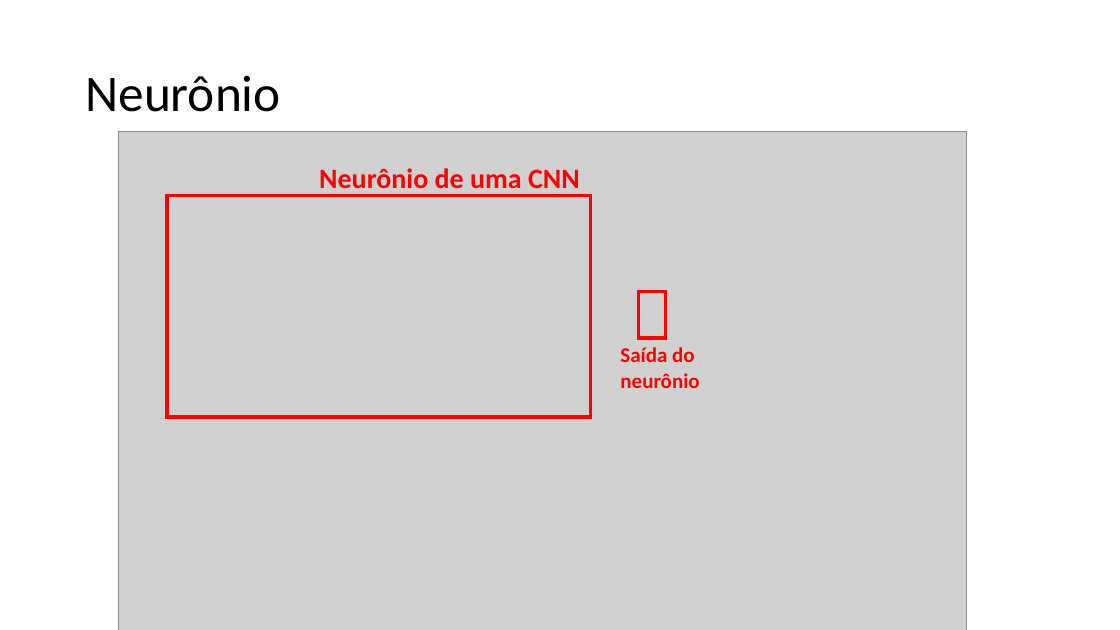
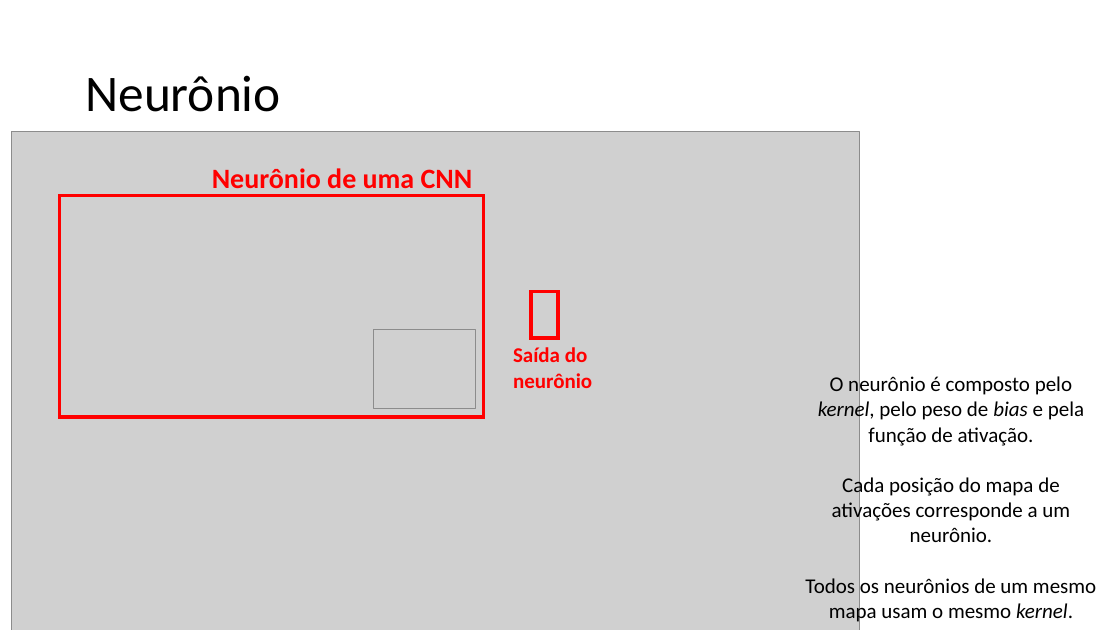
Before and after one commit to zz4fap/c24_inteligencia_artificial, a slide deck: slide 55 of slides/C24_CNN.pptx. Drawn at 1120x630 pixels with LibreOffice and Linux fonts; fonts in the diff are those of the drawing; grey boxes stand for pictures. Boxes give left, top, right and bottom in pixels: in the first picture for what was removed or moved away, otherwise in the second. Text is boxed around its words. In the diff, an @@ line names an element or a change of style, - is before the commit and + after.

```diff
--- a/slides/C24_CNN.pptx
+++ b/slides/C24_CNN.pptx
@@ picture: place and size @@
-picture at <box>118,132,966,630</box>
+picture at <box>11,132,859,630</box>
@@ rectangle: place and size @@
-rectangle at <box>167,196,591,418</box>
+rectangle at <box>60,196,483,418</box>
@@ 2 texts, 1 rectangle: place and size @@
-2 texts, 1 rectangle at <box>319,168,699,388</box>
+2 texts, 1 rectangle at <box>212,168,592,388</box>
@@ picture added at <box>373,329,476,408</box> @@
@@ text added at <box>805,374,1096,625</box>, 18 pt, text #000000 @@
+O neurônio é composto pelo kernel, pelo peso de bias e pela função de ativação.
+Cada posição do mapa de ativações corresponde a um neurônio.
+Todos os neurônios de um mesmo mapa usam o mesmo kernel.
```
Also in this commit, not shown: 15 other slides changed.
